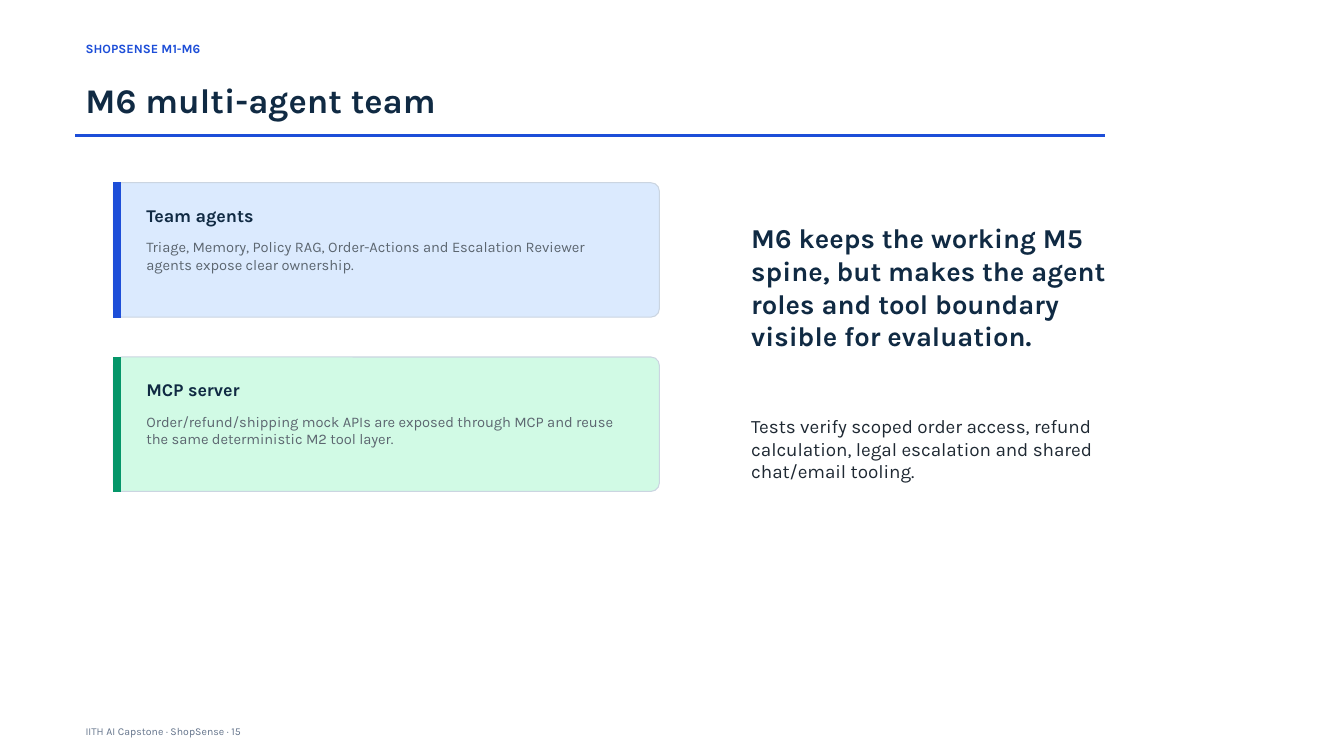
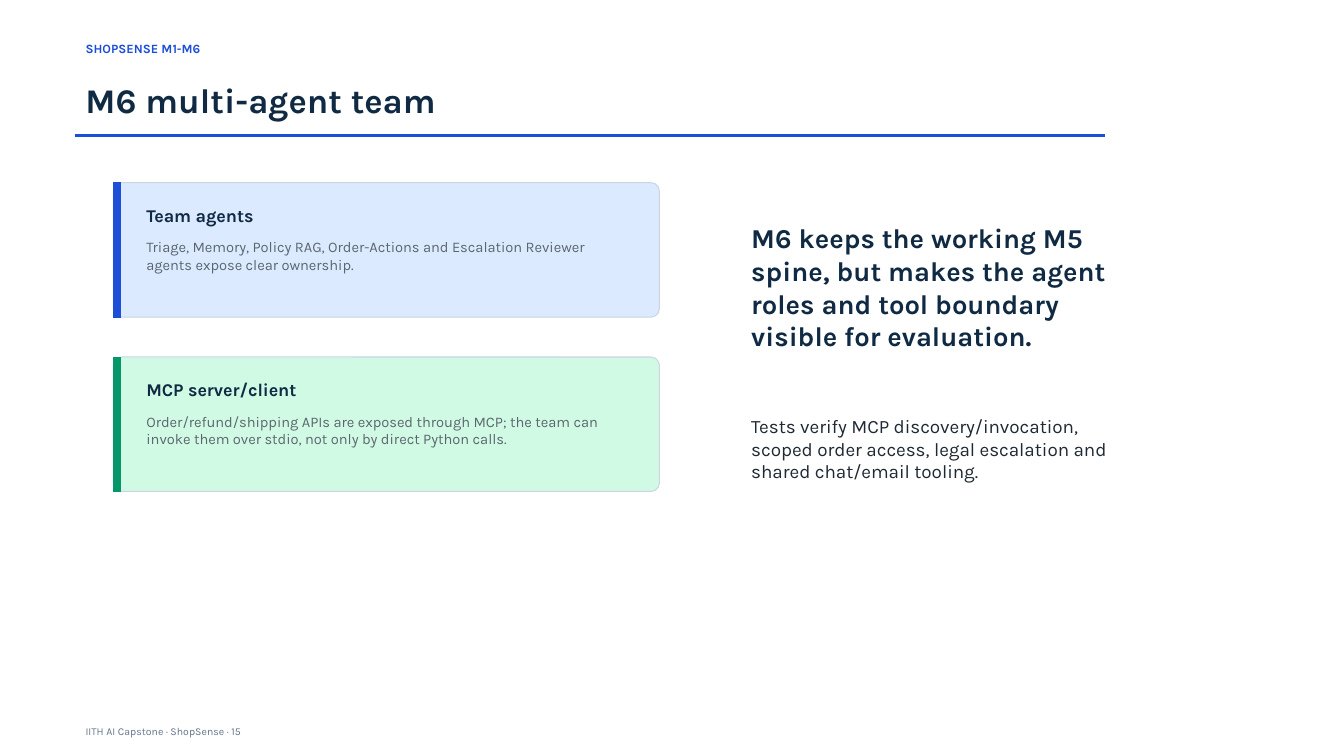
Before and after one commit to abhraj786/iith-ai-capstone-shopsense, a slide deck: slide 15 of docs/deck/iith-ai-capstone-shopsense.pptx. Drawn at 1344x756 pixels with LibreOffice and Linux fonts; fonts in the diff are those of the drawing. Boxes give left, top, right and bottom in pixels: in the first picture for what was removed or moved away, otherwise in the second. Text is boxed around its words. In the diff, an @@ line names an element or a change of style, - is before the commit and + after.

Commit message:
feat: route team tools through mcp

```diff
--- a/docs/deck/iith-ai-capstone-shopsense.pptx
+++ b/docs/deck/iith-ai-capstone-shopsense.pptx
@@ text at [146,382,296,398]: text changed @@
-MCP server
+MCP server/client
@@ text at [146,416,598,448]: text changed @@
-Order/refund/shipping mock APIs are exposed through MCP and reuse the same deterministic M2 tool layer.
+Order/refund/shipping APIs are exposed through MCP; the team can invoke them over stdio, not only by direct Python calls.
@@ text at [751,419,1107,483]: text changed @@
-Tests verify scoped order access, refund calculation, legal escalation and shared chat/email tooling.
+Tests verify MCP discovery/invocation, scoped order access, legal escalation and shared chat/email tooling.
```
Also in this commit, not shown: 2 other slides changed, 5 other files.
